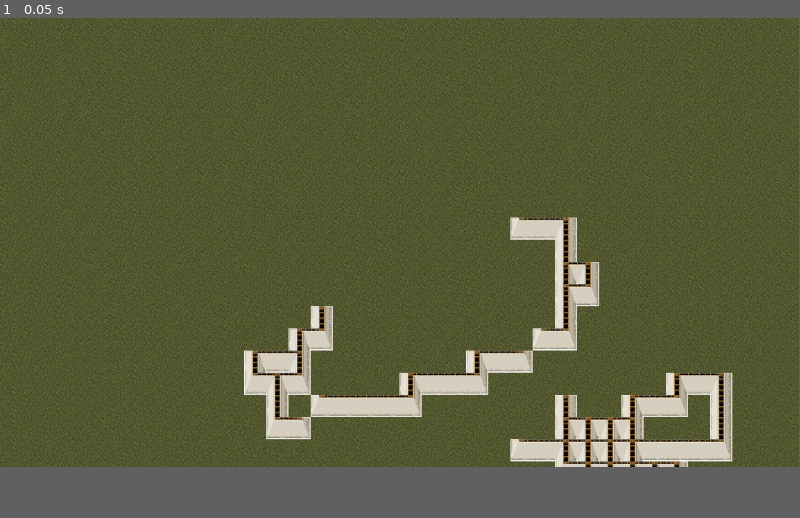
Above: before the commit, frame 1.
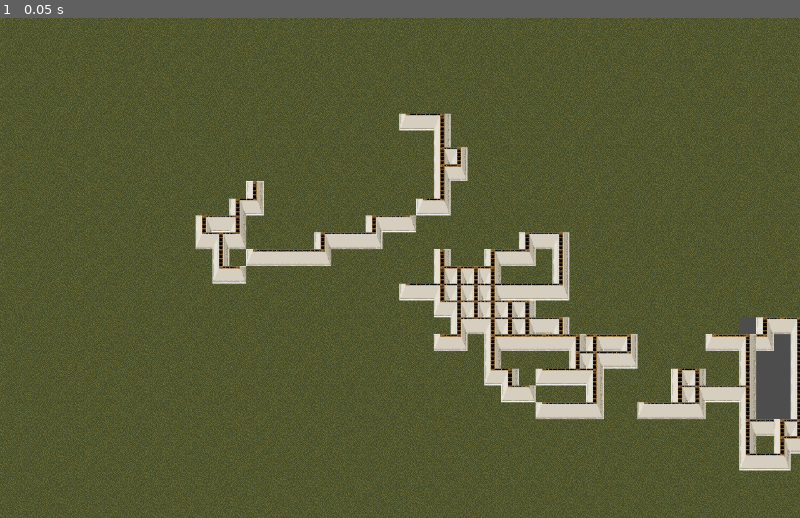
Above: after the commit, the same moment.

Repository: DarklinVan/Escape-From-Cataclysm
Game: Godot game, scene res://Sences/main_game.tscn
Same seed, same stepped clock (60 frames per second), same inputs: the game is played once before the commit and once after it.
Inputs:
- Up to frame 1 (0.05 s): no input
The window is 799x449 before the commit and 800x500 after it. Grey fills any space a smaller window leaves; there, only what the larger window draws over its background counts as a difference.

The runs differ from the first frame. In frame 1, 25% of the frame differs, in the area x 0-100%, y 0-100%.

Commit message:
调整项目设置

Diff:
--- a/Sences/main_game.tscn
+++ b/Sences/main_game.tscn
@@ -4,6 +4,10 @@
 [ext_resource type="Script" uid="uid://tpjg8mkxmp8q" path="res://Sences/tile_assigner.gd" id="1_yl2px"]
 
 [node name="MainGame" type="Node2D"]
+
+[node name="Camera2D" type="Camera2D" parent="."]
+position = Vector2(737, 579)
+zoom = Vector2(0.85, 0.85)
 
 [node name="TileMap" type="Node" parent="."]
 script = ExtResource("1_yl2px")
--- a/Sences/tile_assigner.gd
+++ b/Sences/tile_assigner.gd
@@ -199,54 +199,54 @@
 	#ResourceSaver.save(atlas_img,"res://new_atlas_texture.tres")
 
 class Sprites extends TilesetHelper:
-    # 定义一个数组，用于存储精灵树
+	# 定义一个数组，用于存储精灵树
 	var sprite_tree:Array[Sprites] = []
-    # 定义权重，默认为1
+	# 定义权重，默认为1
 	var weight = 1
-    # 定义当前精灵的索引，默认为-1
+	# 定义当前精灵的索引，默认为-1
 	var _sprite = -1
-    # 构造函数，初始化精灵树
+	# 构造函数，初始化精灵树
 	func _init(sprites) -> void:
-        # 如果输入是数组，调用_is_array函数处理
+		# 如果输入是数组，调用_is_array函数处理
 		if sprites is Array:
 			_is_array(sprites)
-        # 如果输入是字典，调用_is_dict函数处理
+		# 如果输入是字典，调用_is_dict函数处理
 		elif sprites is Dictionary:
 			_is_dict(sprites)
-        # 如果输入是浮点数，将其转换为整数并赋值给_sprite
+		# 如果输入是浮点数，将其转换为整数并赋值给_sprite
 		elif sprites is float:
 			_sprite = int(sprites)
-    # 处理数组类型的输入，构建精灵树
+	# 处理数组类型的输入，构建精灵树
 	func _is_array(sprites:Array):
 		for sprite in sprites:
-            # 递归创建Sprites对象并添加到sprite_tree中
+			# 递归创建Sprites对象并添加到sprite_tree中
 			sprite_tree.append(Sprites.new(sprite))
-    # 处理字典类型的输入，设置权重并构建精灵树
+	# 处理字典类型的输入，设置权重并构建精灵树
 	func _is_dict(sprites:Dictionary):
-        # 设置权重
+		# 设置权重
 		weight = int(sprites["weight"])
-        # 创建Sprites对象并添加到sprite_tree中
+		# 创建Sprites对象并添加到sprite_tree中
 		sprite_tree.append(Sprites.new(sprites["sprite"]))
-    # 判断当前节点是否为叶子节点
+	# 判断当前节点是否为叶子节点
 	func _is_leaf()->bool:
 		return sprite_tree.is_empty()
-    # 将当前节点转换为字符串
+	# 将当前节点转换为字符串
 	func _to_string() -> String:
 		if _is_leaf():
-            # 如果是叶子节点，返回当前精灵的索引
+			# 如果是叶子节点，返回当前精灵的索引
 			return str(_sprite)
-        # 如果不是叶子节点，返回子节点的字符串表示，以逗号分隔
+		# 如果不是叶子节点，返回子节点的字符串表示，以逗号分隔
 		return ",".join(sprite_tree)
-    # 获取图集中的纹理
+	# 获取图集中的纹理
 	func get_atlas(atlas:Texture2D,atlas_range:Vector2i,tile_size:Vector2i) -> Array[AtlasTexture]:
 		if _is_leaf():
-            # 如果是叶子节点，计算纹理坐标并创建AtlasTexture对象
+			# 如果是叶子节点，计算纹理坐标并创建AtlasTexture对象
 			var coor = map_tileindex_to_coor(atlas_range,_sprite)
 			var temp = AtlasTexture.new()
 			temp.atlas = atlas
 			return [get_atlas_from_atlastexture(temp,coor,tile_size)]
 		else:
-            # 如果不是叶子节点，遍历子节点并获取其图集中的纹理
+			# 如果不是叶子节点，遍历子节点并获取其图集中的纹理
 			var atlases: Array[AtlasTexture]= []
 			for c in sprite_tree: # 遍历sprite_tree中的每个子节点
 				var a :Array[AtlasTexture] = c.get_atlas(atlas,atlas_range,tile_size)
--- a/project.godot
+++ b/project.godot
@@ -14,3 +14,21 @@
 run/main_scene="uid://e2n3do6m8w1h"
 config/features=PackedStringArray("4.4", "Forward Plus")
 config/icon="res://icon.svg"
+
+[debug]
+
+gdscript/warnings/unused_variable=0
+gdscript/warnings/unused_local_constant=0
+gdscript/warnings/unused_private_class_variable=0
+gdscript/warnings/unused_parameter=0
+gdscript/warnings/unused_signal=0
+gdscript/warnings/integer_division=0
+
+[display]
+
+window/size/viewport_width=1280
+window/size/viewport_height=800
+
+[rendering]
+
+textures/canvas_textures/default_texture_filter=0
Not shown: 1 places in tileset.tres that only renumber resources
